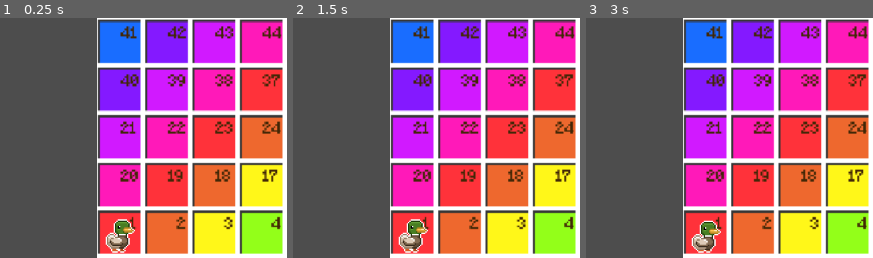
Above: before the commit, frames 1-3 (left to right).
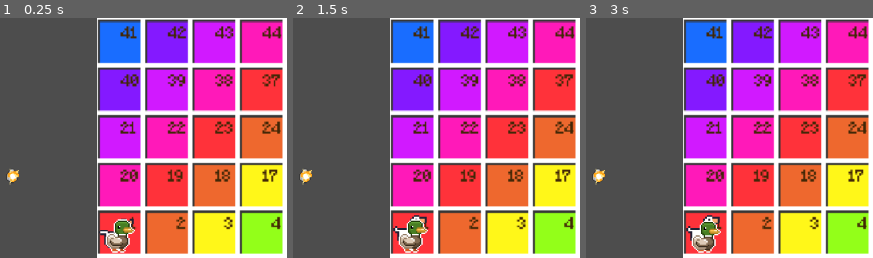
Above: after the commit, the same moments.

Repository: Saul-Caban-UPRM/CAHSI-GameJam-Submission
Game: Godot game, scene res://main.tscn
The game is run twice, just before and just after one commit, with the same random seed, the same clock (stepped at 60 frames per second) and the same inputs.
Inputs:
- Up to frame 1 (0.25 s): no input
- Up to frame 2 (1.5 s): hold Space (move_right) 0.53-1.28 s
- Up to frame 3 (3 s): hold Space (move_right) from 2.03 s (still down)
The pictures show only the part of the screen within x 0-50%, y 50-100%; the shares and areas given below are measured in that part.

The runs differ from the first frame. In frame 1, 0.4% of the frame differs, in the area x 2-47%, y 62-96%; in frame 2, 0.5%; in frame 3, 0.5%, in the area x 2-47%, y 62-93%.

Commit message:
Added a turn based system, and some prevention when key are pressed. Added egg and explosion spritesheet

Diff:
--- a/main.gd
+++ b/main.gd
@@ -1,9 +1,17 @@
 extends Node2D
 
-var row = 0
-var column = 0
-var steps_remaining = 0  # Number of steps left to move
+var duck_row = 0
+var duck_column = 0
+var goose_row = 0
+var goose_column =0
+
+var duck_steps_remaining = 0  # Number of steps left to move
+var goose_steps_remaining = 0
+
 var dice_result = 0  # Stores dice roll result
+var is_moving = false
+var is_duck_turn = true
+
 @onready var move_timer = $MoveTimer
 @onready var dice_timer = $DiceTimer
 @onready var DiceRolledTimer = $DiceRolledTimer
@@ -11,55 +19,47 @@
 func roll_dice() -> int:
 	return randi_range(1, 6)
 
-func move_character_right_animated(amount: float, duration: float = 0.5) -> void:
-	var current_pos = $Duck.position
+func move_character_x_animated(animal: Node2D,amount: float, duration: float = 0.5) -> void:
+	var current_pos = animal.position
 	var target_pos = current_pos + Vector2(amount,0)
 	var tween = create_tween()
-	tween.tween_property($Duck,"position",target_pos,duration)
+	tween.tween_property(animal,"position",target_pos,duration)
 
-func move_character_left_animated(amount: float, duration: float = 0.5) -> void:
-	var current_pos = $Duck.position
-	var target_pos = current_pos + Vector2(amount,0)
-	var tween = create_tween()
-	tween.tween_property($Duck,"position",target_pos,duration)
-
-func move_character_up_animated(amount: float, duration: float = 0.5) -> void:
-	var current_pos = $Duck.position
+func move_character_y_animated(animal: Node2D,amount: float, duration: float = 0.5) -> void:
+	var current_pos = animal.position
 	var target_pos = current_pos + Vector2(0,-amount)
 	var tween = create_tween()
-	tween.tween_property($Duck,"position",target_pos,duration)
+	tween.tween_property(animal,"position",target_pos,duration)
 
-func move_character_down_animated(amount: float, duration: float = 0.5) -> void:
-	var current_pos = $Duck.position
-	var target_pos = current_pos + Vector2(0,-amount)
-	var tween = create_tween()
-	tween.tween_property($Duck,"position",target_pos,duration)
 
-func update_character_position():
+func update_character_position(animal: Node2D, steps_remaining: int, row: int, column: int) -> Dictionary:
 	if steps_remaining > 0:
 		if row < 9 && column%2 ==0:
 			if column %2 != 0:
-				move_character_up_animated(71,0.5)
+				move_character_y_animated(animal,71,0.5)
 				column+=1
 			else:
-				move_character_right_animated(71,0.5)
+				move_character_x_animated(animal,71,0.5)
 				row += 1
 
 		else:
 			if column %2 == 0 && row == 9:
-				move_character_up_animated(71,0.5)
+				move_character_y_animated(animal,71,0.5)
 				column +=1
 			elif column%2 != 0 && row ==0:
-				move_character_up_animated(71,0.5)
+				move_character_y_animated(animal,71,0.5)
 				column +=1
 			else:
-				move_character_left_animated(-71,0.5)
+				move_character_x_animated(animal,-71,0.5)
 				row -=1
 		steps_remaining -=1
 		move_timer.start()
+		return {"steps_remaining": steps_remaining, "row": row, "column": column}
 	else:
 		move_timer.stop()
-
+		is_moving = false
+		switch_turns()
+		return {"steps_remaining": steps_remaining, "row": row, "column": column}
 func show_dice_roll_result() -> void:
 	$Dice/Dice1.hide()
 	$Dice/Dice2.hide()
@@ -84,23 +84,40 @@
 
 
 func _input(event):
+
 	if event.is_action_pressed("move_right"):
-		dice_result = roll_dice()
-		steps_remaining= dice_result
-		$Dice.show()
+		start_turn()
 		$Dice/Dice1.hide()
 		$Dice/Dice2.hide()
 		$Dice/Dice3.hide()
 		$Dice/Dice4.hide()
 		$Dice/Dice5.hide()
 		$Dice/Dice6.hide()
-		$Dice/DiceAnimation.play("DiceRoll")  # Show the dice on the screen
-		dice_timer.start()  # Start the dice animation timer
 
+func start_turn():
+
+		is_moving = true
+		dice_result = roll_dice()
+		if is_duck_turn:
+			duck_steps_remaining = dice_result
+			$Dice.show()
+			$Dice/DiceAnimation.play("DiceRoll")
+			dice_timer.start()
+		else:
+			goose_steps_remaining = dice_result
+			$Dice.show()
+			$Dice/DiceAnimation.play("DiceRoll")
+			dice_timer.start()
+
+func switch_turns():
+	is_duck_turn = !is_duck_turn
 
 func _ready():
 	$Dice.hide()
-	$Duck/DuckAnimation.play("idle")
+	$Win.hide()
+	$Duck/DuckAnimation.play("WalkRight")
+	$Goose/GooseAnimation.play("WalkRight")
+
 
 	pass # Replace with function body.
 
@@ -111,8 +128,16 @@
 
 
 func _on_move_timer_timeout() -> void:
-	update_character_position()
-
+	if is_duck_turn:
+		var result = update_character_position($Duck, duck_steps_remaining, duck_row, duck_column)
+		duck_steps_remaining = result["steps_remaining"]
+		duck_row = result["row"]
+		duck_column = result["column"]
+	else:
+		var result = update_character_position($Goose, goose_steps_remaining, goose_row, goose_column)
+		goose_steps_remaining = result["steps_remaining"]
+		goose_row = result["row"]
+		goose_column = result["column"]
 
 
 
@@ -122,10 +147,33 @@
 	$Dice/DiceAnimation.stop()
 	show_dice_roll_result()
 	DiceRolledTimer.start()
-	update_character_position()
+	if is_duck_turn:
+		var result = update_character_position($Duck, duck_steps_remaining, duck_row, duck_column)
+		duck_steps_remaining = result["steps_remaining"]
+		duck_row = result["row"]
+		duck_column = result["column"]
+	else:
+		var result = update_character_position($Goose, goose_steps_remaining, goose_row, goose_column)
+		goose_steps_remaining = result["steps_remaining"]
+		goose_row = result["row"]
+		goose_column = result["column"]
 	dice_timer.stop()
 
 
 func _on_dice_rolled_timer_timeout() -> void:
 	$Dice.hide()
 	DiceRolledTimer.stop()
+
+
+func _on_movement_finished() -> void:
+	if is_duck_turn:
+		if duck_steps_remaining ==0:
+			is_moving = false
+	else:
+		if goose_steps_remaining == 0:
+			is_moving = false
+
+func _on_winning_block_body_entered(body: Node2D) -> void:
+	if body == $Duck or body == $Goose:
+		print("Duck has reached goal!")
+		$Win.show()
--- a/main.tscn
+++ b/main.tscn
@@ -1,52 +1,16 @@
-[gd_scene load_steps=13 format=3 uid="uid://bayvdlb8r78sq"]
+[gd_scene load_steps=24 format=3 uid="uid://bayvdlb8r78sq"]
 
 [ext_resource type="Script" path="res://main.gd" id="1_46f0n"]
 [ext_resource type="Texture2D" uid="uid://cxbeprmksi5hl" path="res://assets/IMG_0398.PNG" id="1_fdn32"]
 [ext_resource type="Texture2D" uid="uid://dru4ky32b320v" path="res://assets/ducky_3_spritesheet.png" id="2_l1hnv"]
 [ext_resource type="Texture2D" uid="uid://cbv8n0tqqo2xa" path="res://assets/six sided die.png" id="4_q7x28"]
-
-[sub_resource type="RectangleShape2D" id="RectangleShape2D_p8cwg"]
+[ext_resource type="Texture2D" uid="uid://bv26mta05vmqy" path="res://assets/SpriteSheet.png" id="5_65ski"]
+[ext_resource type="Texture2D" uid="uid://b1fxcf0aeveum" path="res://egg sprite sheet.png" id="6_f5h4h"]
+[ext_resource type="Texture2D" uid="uid://c3tcvxbbpucd0" path="res://assets/Explosionspritesheet.png" id="7_g3she"]
+[ext_resource type="Texture2D" uid="uid://d5a8g54chabu" path="res://assets/winner.png" id="8_pe0su"]
+
+[sub_resource type="RectangleShape2D" id="RectangleShape2D_x5py6"]
 size = Vector2(60.5069, 60.0845)
-
-[sub_resource type="Animation" id="Animation_8dxph"]
-length = 0.001
-tracks/0/type = "value"
-tracks/0/imported = false
-tracks/0/enabled = true
-tracks/0/path = NodePath("Duck:frame")
-tracks/0/interp = 1
-tracks/0/loop_wrap = true
-tracks/0/keys = {
-"times": PackedFloat32Array(0),
-"transitions": PackedFloat32Array(1),
-"update": 1,
-"values": [0]
-}
-
-[sub_resource type="Animation" id="Animation_4u8gf"]
-resource_name = "idle"
-loop_mode = 1
-tracks/0/type = "value"
-tracks/0/imported = false
-tracks/0/enabled = true
-tracks/0/path = NodePath("Duck:frame")
-tracks/0/interp = 1
-tracks/0/loop_wrap = true
-tracks/0/keys = {
-"times": PackedFloat32Array(0.166667, 0.766667),
-"transitions": PackedFloat32Array(1, 1),
-"update": 1,
-"values": [0, 1]
-}
-
-[sub_resource type="AnimationLibrary" id="AnimationLibrary_ggjjn"]
-_data = {
-"RESET": SubResource("Animation_8dxph"),
-"idle": SubResource("Animation_4u8gf")
-}
-
-[sub_resource type="CircleShape2D" id="CircleShape2D_gxl6y"]
-radius = 12.0
 
 [sub_resource type="Animation" id="Animation_vjrtv"]
 resource_name = "DiceRoll"
@@ -86,6 +50,148 @@
 "RESET": SubResource("Animation_s2u8j")
 }
 
+[sub_resource type="Animation" id="Animation_bmxbt"]
+resource_name = "ExplosingEgg"
+length = 2.0
+loop_mode = 1
+tracks/0/type = "value"
+tracks/0/imported = false
+tracks/0/enabled = true
+tracks/0/path = NodePath("Egg:frame")
+tracks/0/interp = 1
+tracks/0/loop_wrap = true
+tracks/0/keys = {
+"times": PackedFloat32Array(0.1, 0.266667, 0.433333, 0.633333, 0.833333, 1.03333),
+"transitions": PackedFloat32Array(1, 1, 1, 1, 1, 1),
+"update": 1,
+"values": [52, 53, 54, 55, 56, 57]
+}
+tracks/1/type = "value"
+tracks/1/imported = false
+tracks/1/enabled = true
+tracks/1/path = NodePath("Explosion:frame")
+tracks/1/interp = 1
+tracks/1/loop_wrap = true
+tracks/1/keys = {
+"times": PackedFloat32Array(1.3, 1.43333, 1.53333, 1.63333, 1.73333, 1.83333, 1.86667),
+"transitions": PackedFloat32Array(1, 1, 1, 1, 1, 1, 1),
+"update": 1,
+"values": [0, 1, 2, 3, 4, 5, 6]
+}
+
+[sub_resource type="Animation" id="Animation_wmvva"]
+length = 0.001
+tracks/0/type = "value"
+tracks/0/imported = false
+tracks/0/enabled = true
+tracks/0/path = NodePath("Egg:frame")
+tracks/0/interp = 1
+tracks/0/loop_wrap = true
+tracks/0/keys = {
+"times": PackedFloat32Array(0),
+"transitions": PackedFloat32Array(1),
+"update": 1,
+"values": [52]
+}
+tracks/1/type = "value"
+tracks/1/imported = false
+tracks/1/enabled = true
+tracks/1/path = NodePath("Explosion:frame")
+tracks/1/interp = 1
+tracks/1/loop_wrap = true
+tracks/1/keys = {
+"times": PackedFloat32Array(0),
+"transitions": PackedFloat32Array(1),
+"update": 1,
+"values": [0]
+}
+
+[sub_resource type="AnimationLibrary" id="AnimationLibrary_5v6dm"]
+_data = {
+"ExplosingEgg": SubResource("Animation_bmxbt"),
+"RESET": SubResource("Animation_wmvva")
+}
+
+[sub_resource type="CircleShape2D" id="CircleShape2D_d387a"]
+
+[sub_resource type="Animation" id="Animation_8ofre"]
+resource_name = "WalkRight"
+length = 2.0
+loop_mode = 1
+tracks/0/type = "value"
+tracks/0/imported = false
+tracks/0/enabled = true
+tracks/0/path = NodePath(".:frame")
+tracks/0/interp = 1
+tracks/0/loop_wrap = true
+tracks/0/keys = {
+"times": PackedFloat32Array(0.0333333, 0.5, 0.933333, 1.73333),
+"transitions": PackedFloat32Array(1, 1, 1, 1),
+"update": 1,
+"values": [3, 91, 92, 2]
+}
+
+[sub_resource type="Animation" id="Animation_aejw5"]
+length = 0.001
+tracks/0/type = "value"
+tracks/0/imported = false
+tracks/0/enabled = true
+tracks/0/path = NodePath(".:frame")
+tracks/0/interp = 1
+tracks/0/loop_wrap = true
+tracks/0/keys = {
+"times": PackedFloat32Array(0),
+"transitions": PackedFloat32Array(1),
+"update": 1,
+"values": [0]
+}
+
+[sub_resource type="AnimationLibrary" id="AnimationLibrary_nn8pv"]
+_data = {
+"RESET": SubResource("Animation_aejw5"),
+"WalkRight": SubResource("Animation_8ofre")
+}
+
+[sub_resource type="CircleShape2D" id="CircleShape2D_gxl6y"]
+radius = 12.0
+
+[sub_resource type="Animation" id="Animation_8dxph"]
+length = 0.001
+tracks/0/type = "value"
+tracks/0/imported = false
+tracks/0/enabled = true
+tracks/0/path = NodePath("Duck/DuckSprite:frame")
+tracks/0/interp = 1
+tracks/0/loop_wrap = true
+tracks/0/keys = {
+"times": PackedFloat32Array(0),
+"transitions": PackedFloat32Array(1),
+"update": 1,
+"values": [0]
+}
+
+[sub_resource type="Animation" id="Animation_4u8gf"]
+resource_name = "WalkRight"
+loop_mode = 1
+tracks/0/type = "value"
+tracks/0/imported = false
+tracks/0/enabled = true
+tracks/0/path = NodePath("Duck/DuckSprite:frame")
+tracks/0/interp = 1
+tracks/0/loop_wrap = true
+tracks/0/keys = {
+"times": PackedFloat32Array(0.166667, 0.766667),
+"transitions": PackedFloat32Array(1, 1),
+"update": 1,
+"values": [0, 1]
+}
+
+[sub_resource type="AnimationLibrary" id="AnimationLibrary_ggjjn"]
+_data = {
+"RESET": SubResource("Animation_8dxph"),
+"WalkRight": SubResource("Animation_4u8gf")
+}
+
 [node name="Main" type="Node2D"]
 script = ExtResource("1_46f0n")
 
@@ -96,14 +202,134 @@
 scale = Vector2(1.10876, 1.11811)
 texture = ExtResource("1_fdn32")
 
-[node name="CollisionShape2D" type="CollisionShape2D" parent="Board"]
+[node name="WinningBlock" type="Area2D" parent="Board"]
+
+[node name="CollisionShape2D" type="CollisionShape2D" parent="Board/WinningBlock"]
 position = Vector2(-290.905, -288.436)
-shape = SubResource("RectangleShape2D_p8cwg")
-
-[node name="Duck" type="Sprite2D" parent="."]
-texture_filter = 1
+shape = SubResource("RectangleShape2D_x5py6")
+
+[node name="MoveTimer" type="Timer" parent="."]
+wait_time = 0.5
+one_shot = true
+
+[node name="Dice" type="Sprite2D" parent="."]
+texture_filter = 1
+position = Vector2(608, 360)
+scale = Vector2(4, 4)
+texture = ExtResource("4_q7x28")
+hframes = 6
+vframes = 15
+frame = 12
+
+[node name="DiceAnimation" type="AnimationPlayer" parent="Dice"]
+libraries = {
+"": SubResource("AnimationLibrary_m25u3")
+}
+speed_scale = 5.0
+
+[node name="Dice1" type="Sprite2D" parent="Dice"]
+texture = ExtResource("4_q7x28")
+hframes = 6
+vframes = 15
+frame = 12
+
+[node name="Dice2" type="Sprite2D" parent="Dice"]
+texture = ExtResource("4_q7x28")
+hframes = 6
+vframes = 15
+frame = 19
+
+[node name="Dice3" type="Sprite2D" parent="Dice"]
+texture = ExtResource("4_q7x28")
+hframes = 6
+vframes = 15
+frame = 26
+
+[node name="Dice4" type="Sprite2D" parent="Dice"]
+texture = ExtResource("4_q7x28")
+hframes = 6
+vframes = 15
+frame = 33
+
+[node name="Dice5" type="Sprite2D" parent="Dice"]
+texture = ExtResource("4_q7x28")
+hframes = 6
+vframes = 15
+frame = 40
+
+[node name="Dice6" type="Sprite2D" parent="Dice"]
+texture = ExtResource("4_q7x28")
+hframes = 6
+vframes = 15
+frame = 47
+
+[node name="DiceTimer" type="Timer" parent="."]
+wait_time = 3.0
+
+[node name="DiceRolledTimer" type="Timer" parent="."]
+
+[node name="ExplosiveEgg" type="Node2D" parent="."]
+position = Vector2(0, -8)
+
+[node name="Egg" type="Sprite2D" parent="ExplosiveEgg"]
+texture_filter = 1
+position = Vector2(129.669, 605.602)
+scale = Vector2(1.2, 1.2)
+texture = ExtResource("6_f5h4h")
+hframes = 13
+vframes = 5
+frame = 52
+
+[node name="Explosion" type="Sprite2D" parent="ExplosiveEgg"]
+texture_filter = 1
+position = Vector2(129.669, 605.602)
+scale = Vector2(1.2, 1.2)
+texture = ExtResource("7_g3she")
+hframes = 7
+
+[node name="ExplosiveEggAnimation" type="AnimationPlayer" parent="ExplosiveEgg"]
+libraries = {
+"": SubResource("AnimationLibrary_5v6dm")
+}
+
+[node name="Win" type="Sprite2D" parent="."]
+position = Vector2(611.149, 333.625)
+scale = Vector2(0.328458, 0.328457)
+texture = ExtResource("8_pe0su")
+
+[node name="Goose" type="CharacterBody2D" parent="."]
+position = Vector2(288, 664)
+scale = Vector2(2.75, 2.75)
+
+[node name="CollisionShape2D" type="CollisionShape2D" parent="Goose"]
+position = Vector2(-1.52588e-05, 8.72726)
+scale = Vector2(1, 1)
+shape = SubResource("CircleShape2D_d387a")
+
+[node name="GooseSprite" type="Sprite2D" parent="Goose"]
+texture_filter = 1
+scale = Vector2(1, 1)
+texture = ExtResource("5_65ski")
+hframes = 15
+vframes = 17
+
+[node name="GooseAnimation" type="AnimationPlayer" parent="Goose"]
+root_node = NodePath("../GooseSprite")
+libraries = {
+"": SubResource("AnimationLibrary_nn8pv")
+}
+speed_scale = 3.0
+
+[node name="Duck" type="CharacterBody2D" parent="."]
 position = Vector2(288, 680)
 scale = Vector2(2, 2)
+
+[node name="CollisionShape2D" type="CollisionShape2D" parent="Duck"]
+position = Vector2(0, 4)
+shape = SubResource("CircleShape2D_gxl6y")
+
+[node name="DuckSprite" type="Sprite2D" parent="Duck"]
+texture_filter = 1
 texture = ExtResource("2_l1hnv")
 hframes = 6
 vframes = 4
@@ -114,70 +340,7 @@
 "": SubResource("AnimationLibrary_ggjjn")
 }
 
-[node name="CollisionShape2D" type="CollisionShape2D" parent="Duck"]
-position = Vector2(0, 4)
-shape = SubResource("CircleShape2D_gxl6y")
-
-[node name="MoveTimer" type="Timer" parent="."]
-wait_time = 0.5
-one_shot = true
-
-[node name="Dice" type="Sprite2D" parent="."]
-texture_filter = 1
-position = Vector2(608, 360)
-scale = Vector2(4, 4)
-texture = ExtResource("4_q7x28")
-hframes = 6
-vframes = 15
-frame = 12
-
-[node name="DiceAnimation" type="AnimationPlayer" parent="Dice"]
-libraries = {
-"": SubResource("AnimationLibrary_m25u3")
-}
-speed_scale = 5.0
-
-[node name="Dice1" type="Sprite2D" parent="Dice"]
-texture = ExtResource("4_q7x28")
-hframes = 6
-vframes = 15
-frame = 12
-
-[node name="Dice2" type="Sprite2D" parent="Dice"]
-texture = ExtResource("4_q7x28")
-hframes = 6
-vframes = 15
-frame = 19
-
-[node name="Dice3" type="Sprite2D" parent="Dice"]
-texture = ExtResource("4_q7x28")
-hframes = 6
-vframes = 15
-frame = 26
-
-[node name="Dice4" type="Sprite2D" parent="Dice"]
-texture = ExtResource("4_q7x28")
-hframes = 6
-vframes = 15
-frame = 33
-
-[node name="Dice5" type="Sprite2D" parent="Dice"]
-texture = ExtResource("4_q7x28")
-hframes = 6
-vframes = 15
-frame = 40
-
-[node name="Dice6" type="Sprite2D" parent="Dice"]
-texture = ExtResource("4_q7x28")
-hframes = 6
-vframes = 15
-frame = 47
-
-[node name="DiceTimer" type="Timer" parent="."]
-wait_time = 3.0
-
-[node name="DiceRolledTimer" type="Timer" parent="."]
-
+[connection signal="body_entered" from="Board/WinningBlock" to="." method="_on_winning_block_body_entered"]
 [connection signal="timeout" from="MoveTimer" to="." method="_on_move_timer_timeout"]
 [connection signal="timeout" from="DiceTimer" to="." method="_on_dice_timer_timeout"]
 [connection signal="timeout" from="DiceRolledTimer" to="." method="_on_dice_rolled_timer_timeout"]
Binary file added: assets/Explosionspritesheet.png
Not shown, added: assets/Explosionspritesheet.png.import
Binary file added: assets/egg-sprite-sheet-GIF.gif
Binary file added: assets/winner.png
Not shown, added: assets/winner.png.import
Binary file added: egg sprite sheet.png
Not shown, added: egg sprite sheet.png.import
